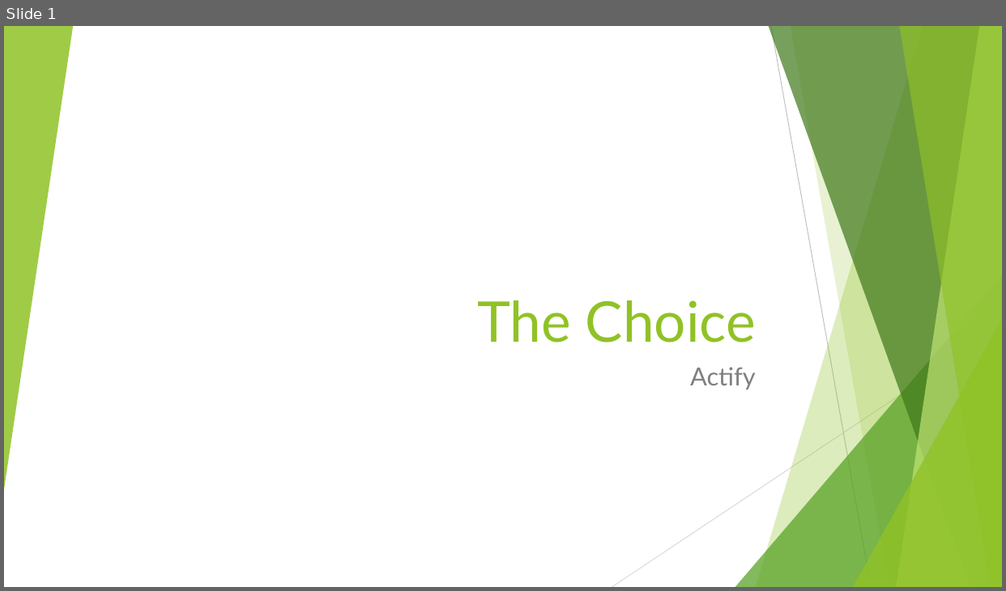
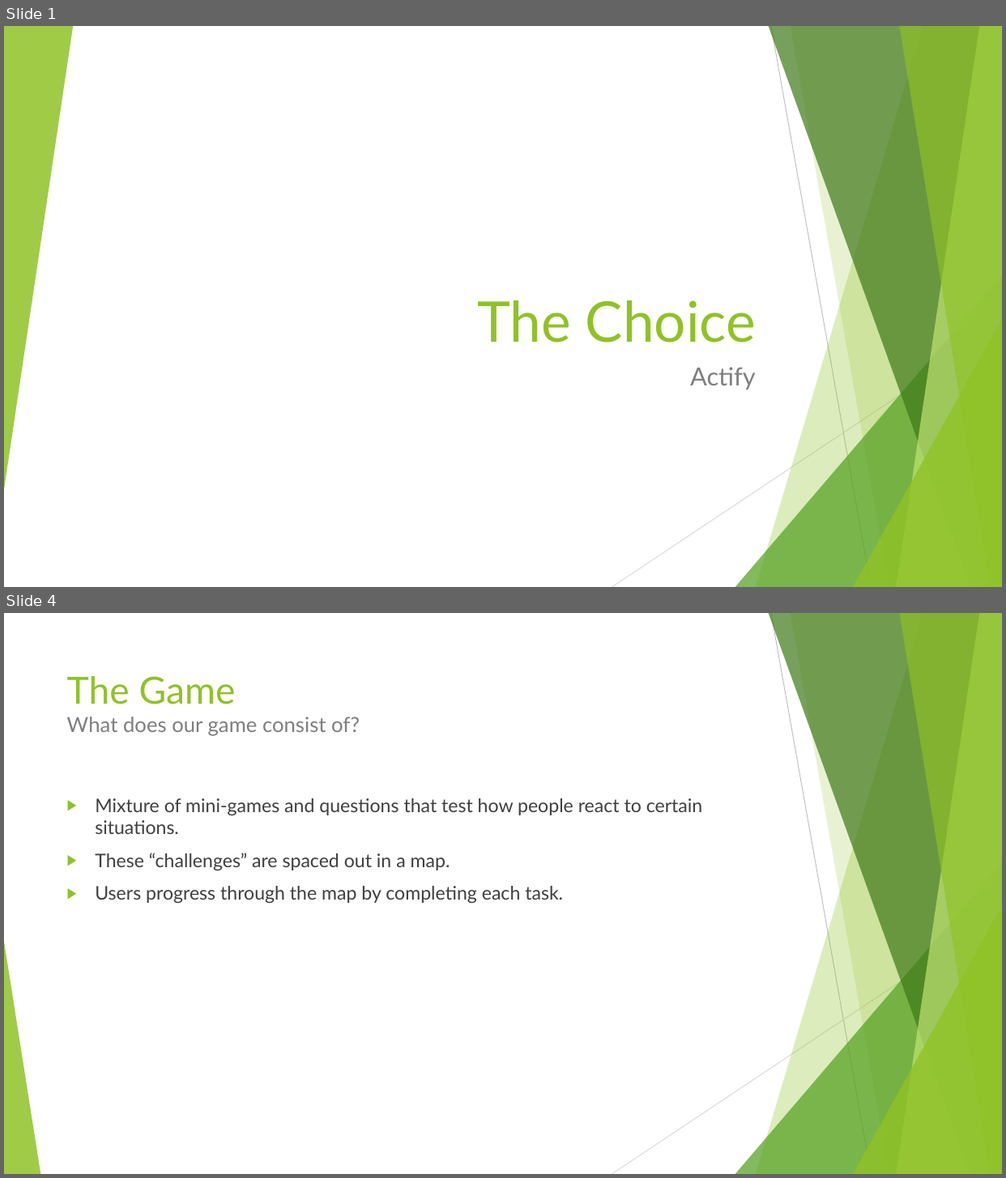
Before and after one commit to Glasgow19/team-12, a slide deck: The Choice.odp. Shown one above the other, each under a label of ours: slide 1 before the commit, slides 1 and 4 after it; the slides between them are not shown. The pictures are 1006x591 and 1006x1178 pixels, drawn with LibreOffice and Linux fonts; fonts in the diff are those of the drawing. Boxes give left, top, right and bottom in pixels: in the first picture for what was removed or moved away, otherwise in the second. Text is boxed around its words. In the diff, an @@ line names an element or a change of style, - is before the commit and + after.

```diff
--- a/The Choice.odp
+++ b/The Choice.odp
@@ slide 4 added at <box>4,613,1002,1174</box>, background #FFFFFF; not listed: 9 template elements that a slide beside it also shows @@
@@ title added at <box>67,676,360,736</box>, 20 pt, text #7F7F7F @@
+The Game
+What does our game consist of?
@@ text added at <box>95,798,703,903</box>, 18 pt, text #404040 @@
+▶ Mixture of mini-games and questions that test how people react to certain situations.
+▶ These “challenges” are spaced out in a map.
+▶ Users progress through the map by completing each task.
@@ freeform shape added at <box>4,942,40,1174</box>, fill #90C226 at 85% opacity @@
```
Also in this commit, not shown: 2 slides changed, 5 other slides added, 1 slide removed.
